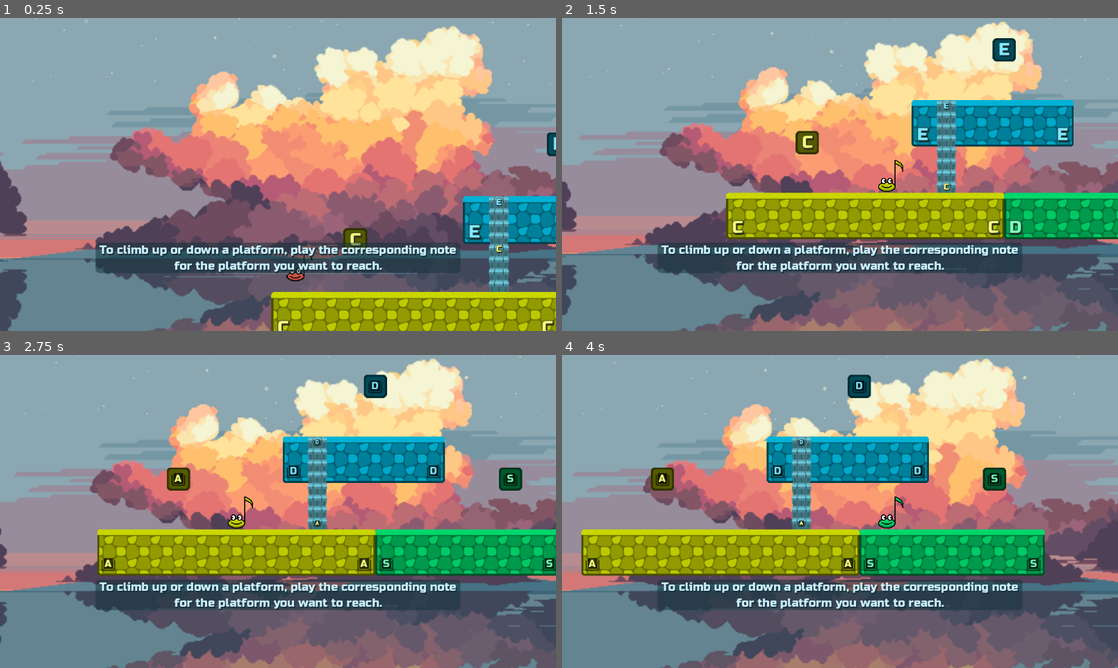
Above: before the commit, frames 1-4 (two rows, left to right).
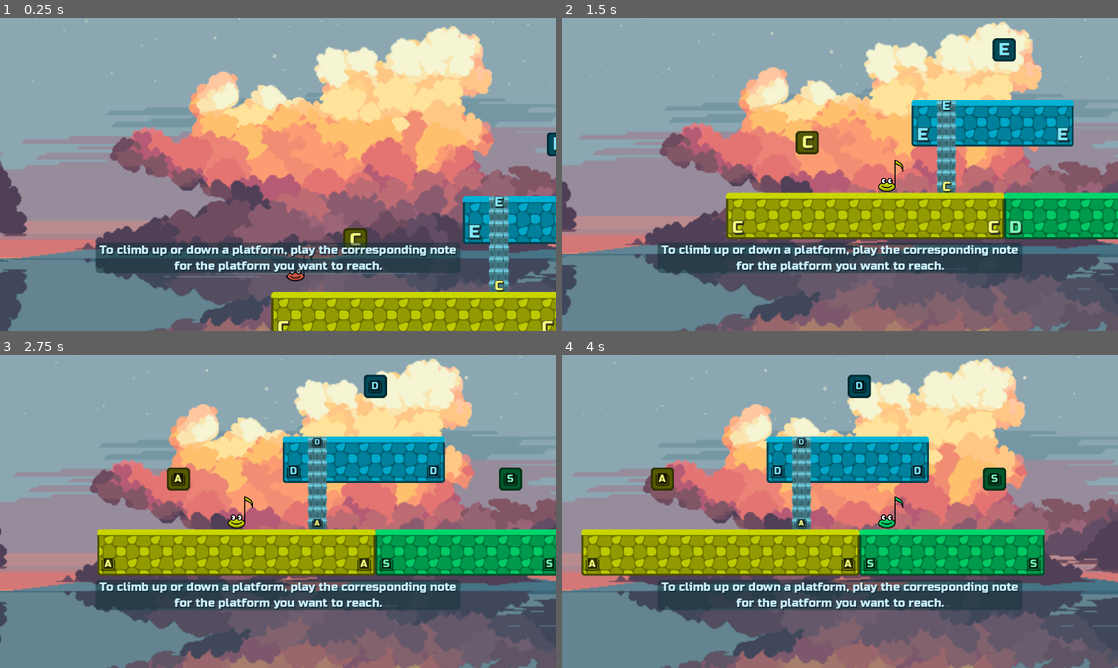
Above: after the commit, the same moments.

Repository: nicom7/game-off-2023
Game: Godot game, scene res://levels/tutorials/world_tutorial_c_d_e.tscn
Two runs of this game, one before a commit and one after it. Both use one fixed random seed, a clock stepped at 60 frames per second and the inputs below. This scene is started directly instead of the project's main scene.
Inputs:
- Up to frame 1 (0.25 s): no input
- Up to frame 2 (1.5 s): tap Enter at 0.5 s; hold Tab (toggle_tone_labels) 0.53-1.28 s; hold Right (ui_right) from 0.53 s (still down); tap Tab (toggle_tone_labels) at 1.35 s
- Up to frame 3 (2.75 s): release Right (ui_right) at 2.03 s; hold Left (ui_left) from 2.03 s (still down); hold Tab (toggle_tone_labels) from 2.03 s (still down)
- Up to frame 4 (4 s): release Left (ui_left) at 2.78 s; release Tab (toggle_tone_labels) at 2.78 s; hold Right (ui_right) from 2.78 s (still down); tap Tab (toggle_tone_labels) at 2.85 s; hold Tab (toggle_tone_labels) from 3.53 s (still down)

The runs differ from the first frame. In frame 1, 0.1% of the frame differs, in the area x 89-91%, y 56-88%; in frame 2, less than 0.1%; in frame 3, less than 0.1%; in frame 4, less than 0.1%.

Commit message:
Fix ladder note overlay positioning
- Need to first transform pivot to screen position, then compare it to viewport rect positions, and finally transform back to local position by multiplying with the affine inverse screen transform to support the scaling caused by the camera.

Diff:
--- a/game_objects/ladders/ladder.gd
+++ b/game_objects/ladders/ladder.gd
@@ -100,21 +100,24 @@
 	var max_top: = %BottomPivot/TopLabelMaxPos as Node2D
 	var max_bottom: = %TopPivot/BottomLabelMaxPos as Node2D
 
-	var r: = get_viewport().get_visible_rect()
-	var t: = get_viewport_transform()
-	r = r * t
+	var r: = get_viewport_rect()
 
-	top_pivot.global_position = min_top.global_position
-	if top_pivot.global_position.y < r.position.y:
-		top_pivot.global_position.y = r.position.y
+	top_pivot.position = min_top.position
+	var tp_screen_pos = top_pivot.get_screen_transform() * top_pivot.position
+	if tp_screen_pos.y < r.position.y:
+		tp_screen_pos.y = r.position.y
+	top_pivot.position = top_pivot.get_screen_transform().affine_inverse() * tp_screen_pos
 	if top_pivot.global_position.y > max_top.global_position.y:
 		top_pivot.global_position.y = max_top.global_position.y
 
-	bottom_pivot.global_position = min_bottom.global_position
-	if bottom_pivot.global_position.y > r.end.y:
-		bottom_pivot.global_position.y = r.end.y
+	bottom_pivot.position = min_bottom.position
+	var bp_screen_pos = bottom_pivot.get_screen_transform() * bottom_pivot.position
+	if bp_screen_pos.y > r.end.y:
+		bp_screen_pos.y = r.end.y
+	bottom_pivot.position = bottom_pivot.get_screen_transform().affine_inverse() * bp_screen_pos
 	if bottom_pivot.global_position.y < max_bottom.global_position.y:
 		bottom_pivot.global_position.y = max_bottom.global_position.y
+
 
 func _on_lower_interaction_interacted(player, interactive_object) -> void:
 	if player and not player.climbing:
--- a/game_objects/ladders/ladder.tscn
+++ b/game_objects/ladders/ladder.tscn
@@ -1,25 +1,16 @@
-[gd_scene load_steps=11 format=3 uid="uid://knuujq4ac74r"]
+[gd_scene load_steps=8 format=3 uid="uid://knuujq4ac74r"]
 
 [ext_resource type="Script" path="res://game_objects/ladders/ladder.gd" id="1_dwuwm"]
 [ext_resource type="Texture2D" uid="uid://c6txl6jf3smyb" path="res://sprites/ladder.png" id="2_wfvfp"]
 [ext_resource type="PackedScene" uid="uid://c60xwma5dmoyi" path="res://game_objects/interactive_object.tscn" id="3_4txev"]
 [ext_resource type="PackedScene" uid="uid://7y3jaf7ow5yt" path="res://game_objects/tile_detector_area.tscn" id="4_hntqy"]
 [ext_resource type="PackedScene" uid="uid://dfuvfdol77fc2" path="res://gui/tone_label.tscn" id="5_n1kgs"]
-[ext_resource type="Script" path="res://game_objects/camera.gd" id="6_sqwao"]
 
 [sub_resource type="RectangleShape2D" id="RectangleShape2D_svqag"]
 size = Vector2(48, 48)
 
 [sub_resource type="RectangleShape2D" id="RectangleShape2D_uvy5e"]
 size = Vector2(48, 48)
-
-[sub_resource type="Curve" id="Curve_4i5ur"]
-_data = [Vector2(0, 0), 0.0, 0.0, 0, 0, Vector2(1, 1), 0.0, 0.0, 0, 0]
-point_count = 2
-
-[sub_resource type="Curve" id="Curve_gnjwg"]
-_data = [Vector2(0, 0), 0.0, 0.0, 0, 0, Vector2(1, 1), 0.0, 0.0, 0, 0]
-point_count = 2
 
 [node name="Ladder" type="Node2D"]
 texture_repeat = 2
@@ -68,7 +59,7 @@
 unique_name_in_owner = true
 offset_top = -12.0
 offset_bottom = -12.0
-scale = Vector2(0.5, 0.5)
+scale = Vector2(0.75, 0.75)
 use_top_left = true
 
 [node name="TopLabelMaxPos" type="Node2D" parent="BottomPivot"]
@@ -98,7 +89,7 @@
 unique_name_in_owner = true
 offset_top = 12.0
 offset_bottom = 12.0
-scale = Vector2(0.5, 0.5)
+scale = Vector2(0.75, 0.75)
 use_top_left = true
 
 [node name="BottomLabelMaxPos" type="Node2D" parent="TopPivot"]
@@ -107,17 +98,6 @@
 [node name="TopLabelMinPos" type="Node2D" parent="TopPivot"]
 position = Vector2(24, 0)
 
-[node name="Camera2D" type="Camera2D" parent="."]
-script = ExtResource("6_sqwao")
-target_node_path = NodePath("../TestTarget")
-move_speed = 0.1
-position_easing = SubResource("Curve_4i5ur")
-zoom_speed = 0.1
-zoom_easing = SubResource("Curve_gnjwg")
-
-[node name="TestTarget" type="Node2D" parent="."]
-position = Vector2(33, 246)
-
 [connection signal="body_exited" from="Pivot/Area2D" to="." method="_on_area_2d_body_exited"]
 [connection signal="interacted" from="BottomPivot/LowerInteraction" to="." method="_on_lower_interaction_interacted"]
 [connection signal="tone_changed" from="BottomPivot/BottomTileDetectorArea" to="." method="_on_bottom_tile_detector_area_tone_changed"]
--- a/utils/globals.gd
+++ b/utils/globals.gd
@@ -66,8 +66,6 @@
 					# Use keycode string if character is non-printable
 					_inputs[action] = OS.get_keycode_string(kc) if (kc & Key.KEY_SPECIAL) else String.chr(kc)
 
-		print(_inputs)
-
 	return string.format(_inputs)
 
 ## Replace project setting configs in curly braces with their corresponding values
